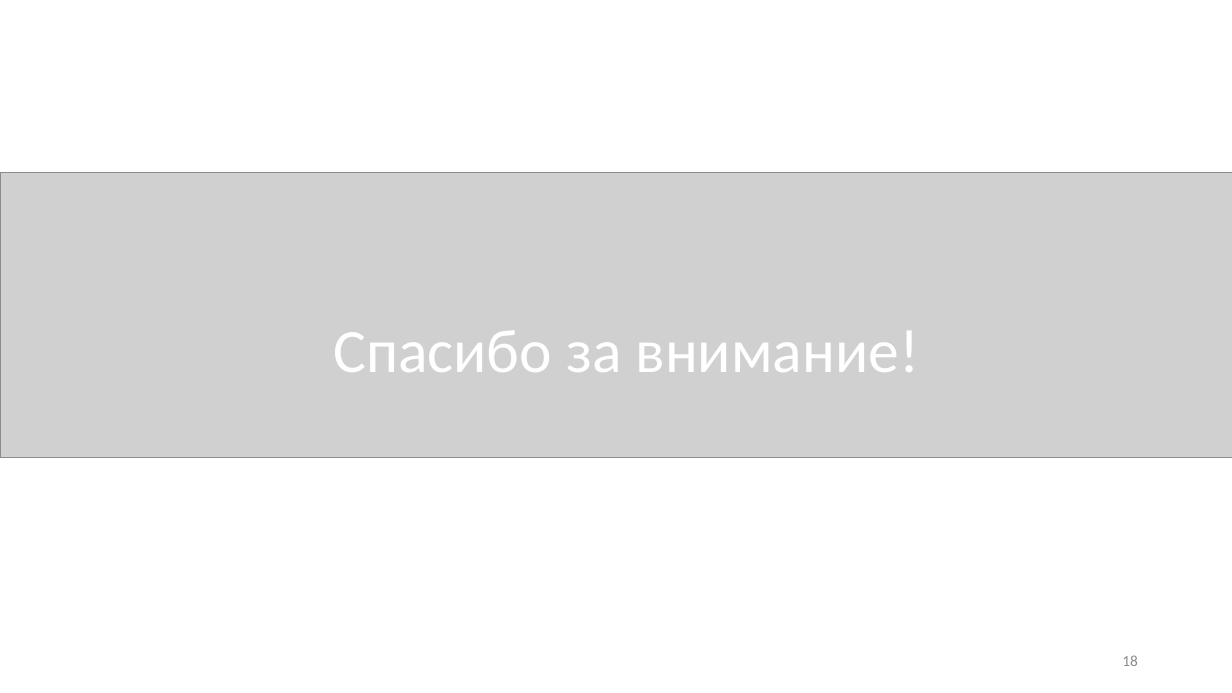
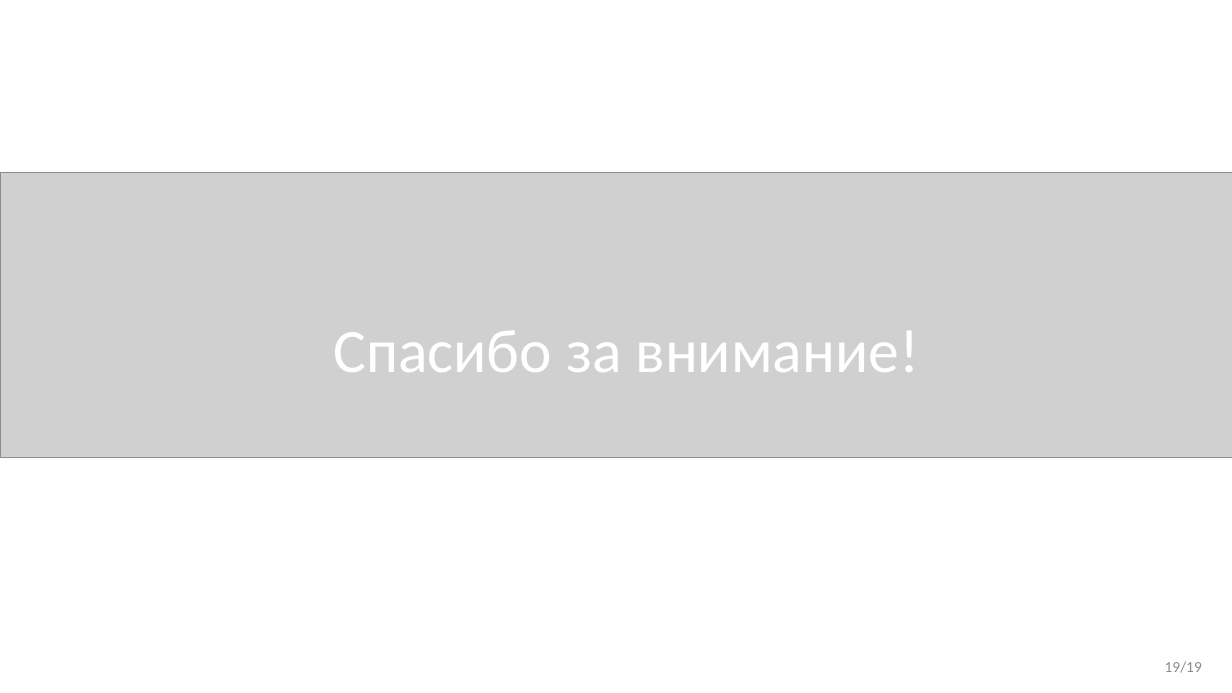
Before and after one commit to novokrest/master-thesis, a slide deck: slide 19 of presentation.pptx (slide 18 before the commit). Drawn at 1232x693 pixels with LibreOffice and Linux fonts; fonts in the diff are those of the drawing; grey boxes stand for pictures. Boxes give left, top, right and bottom in pixels: in the first picture for what was removed or moved away, otherwise in the second. Text is boxed around its words. In the diff, an @@ line names an element or a change of style, - is before the commit and + after.

```diff
--- a/presentation.pptx
+++ b/presentation.pptx
@@ page number removed at bbox=[1122, 655, 1138, 666] @@
-18
@@ text added at bbox=[1165, 661, 1202, 673], 12 pt, text #8C8C8C @@
+19/19
```
Also in this commit, not shown: 14 other slides changed, 1 slide added, 2 other files.
